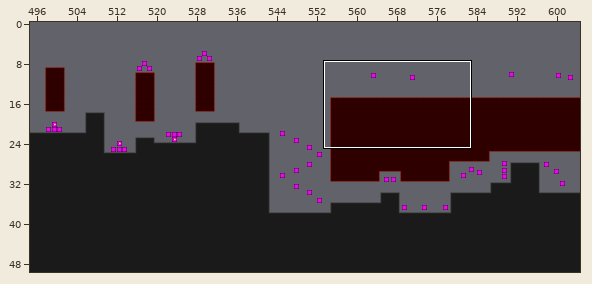
A Tiled map gets an edit: Maps/level2_01.tmx. The picture above shows the old version from afar; the outline marks the close-up.
Close-up. Earlier state:
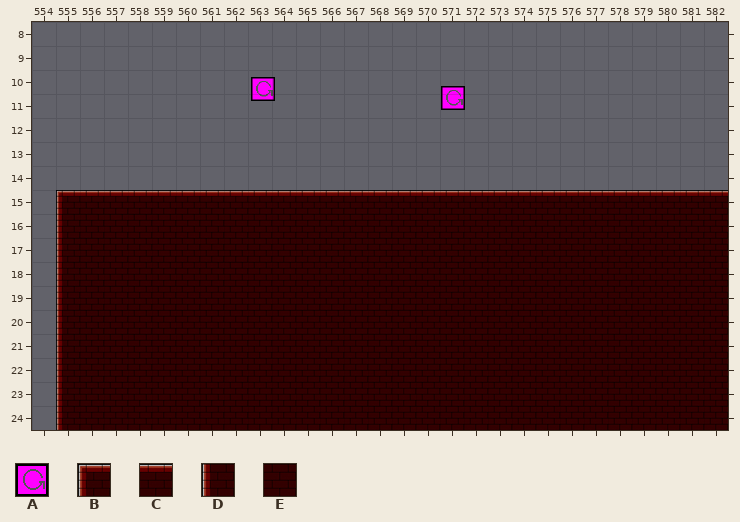
Cells are 32x32 px. Shown: x 554..582, y 8..24. The commit also changed other parts of the map, which this record leaves out.
Key: from "../Recess_Race_0_2/Assets/Rece": A 34; from "TileSet-BrickOutside": B 0, C 1, D 5, E 6.
_ is an empty cell.
Objects are placed by their top-left corner, in cells (3,4 is the top-left corner of cell 3,4); size is 1x1 cell unless given.
Layer "Tile Layer 1" before, first column x 554:
 8 _____________________________
 9 _____________________________
10 _____________________________
11 _____________________________
12 _____________________________
13 _____________________________
14 _____________________________
15 _BCCCCCCCCCCCCCCCCCCCCCCCCCCC
16 _DEEEEEEEEEEEEEEEEEEEEEEEEEEE
17 _DEEEEEEEEEEEEEEEEEEEEEEEEEEE
18 _DEEEEEEEEEEEEEEEEEEEEEEEEEEE
19 _DEEEEEEEEEEEEEEEEEEEEEEEEEEE
20 _DEEEEEEEEEEEEEEEEEEEEEEEEEEE
21 _DEEEEEEEEEEEEEEEEEEEEEEEEEEE
22 _DEEEEEEEEEEEEEEEEEEEEEEEEEEE
23 _DEEEEEEEEEEEEEEEEEEEEEEEEEEE
24 _DEEEEEEEEEEEEEEEEEEEEEEEEEEE
Objects on layer "Garbages" before:
A at 563.1,10.3
A at 571,10.7
And afterwards:
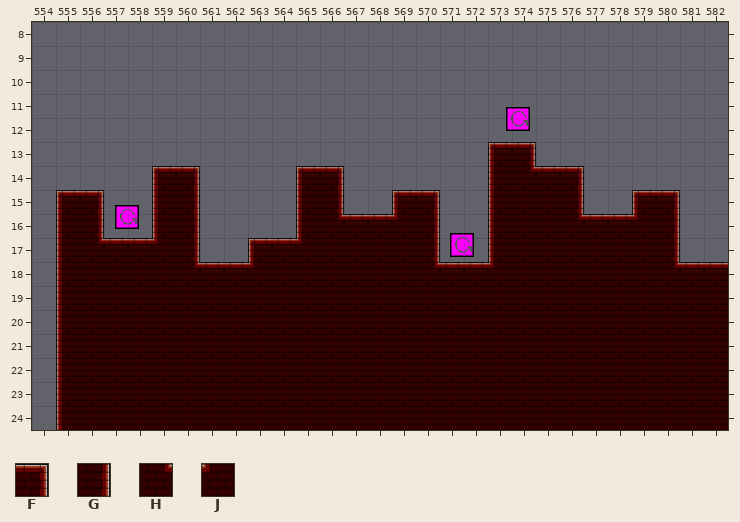
Further tiles: from "TileSet-BrickOutside": F 2, G 7, H 8, J 9.
Edits made:
Changed rows in their new state; . is an unchanged cell.
Layer "Tile Layer 1":
first column x 556:
13 .................BF........
14 ...BF....BF......DHCF......
15 F__DG____DG__BF__DEEG__BF__
16 G__DG____DHCCJG__D..HCCJG__
17 HCCJG__BCJ....G__D......G__
18 ....HCCJ......HCCJ......HCC
Layer "Garbages":
changed: A at 571,10.7 -> A at 573.8,11.5
changed: A at 563.1,10.3 -> A at 557.5,15.6
changed: outside this view -> A at 571.4,16.8
